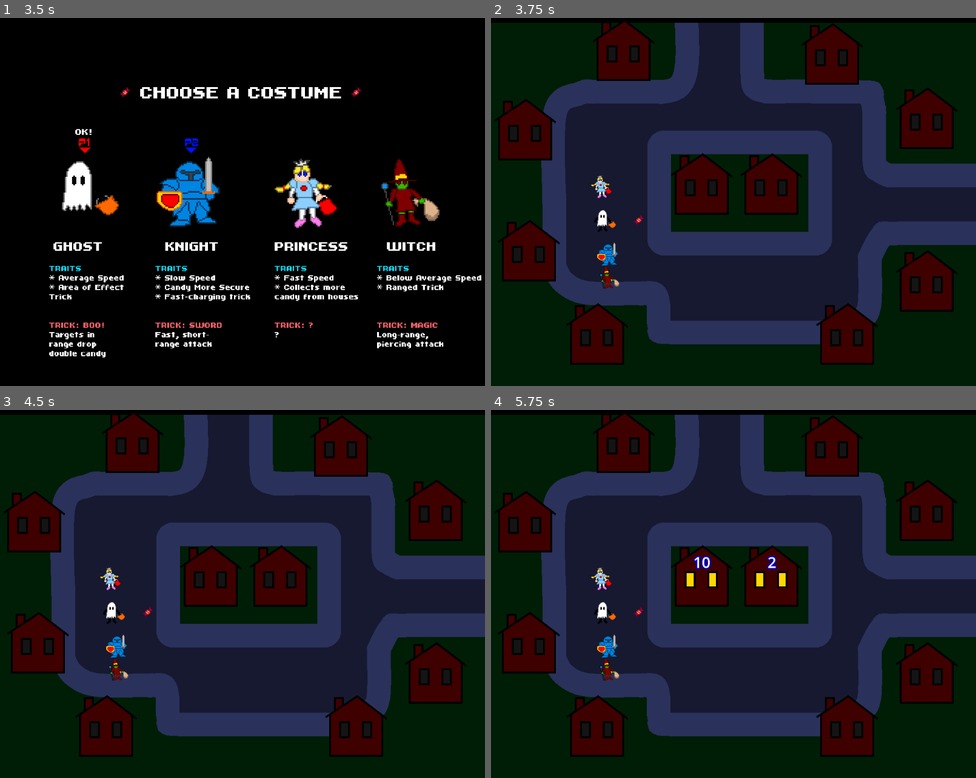
Above: before the commit, frames 1-4 (two rows, left to right).
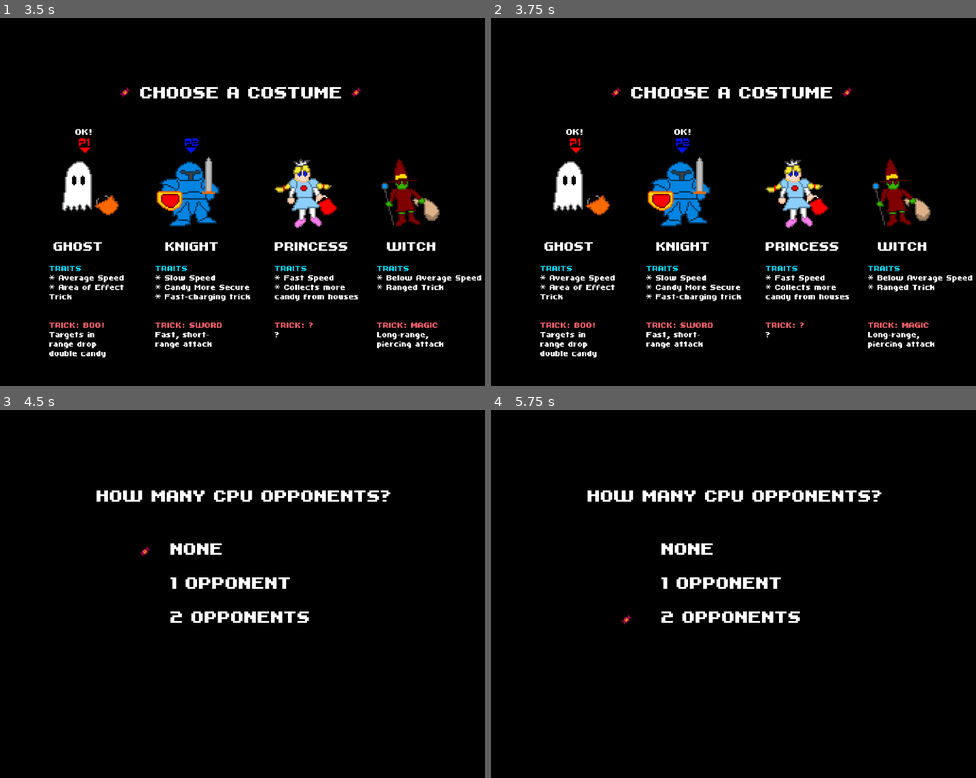
Above: after the commit, the same moments.

Repository: King9999/trickortreat_godot
Game: Godot game, scene res://Scenes/costume_select_screen.tscn
The game is run twice, just before and just after one commit, with the same random seed, the same clock (stepped at 60 frames per second) and the same inputs.
Inputs:
- Up to frame 1 (3.5 s): tap Enter at 0.5, 2 s; hold W (P1_Up) 0.53-2.03 s; tap Space (P1_Trick) at 0.6, 1.25, 2.75 s; tap Down (P2_Down) at 1.35 s; hold A (P1_Left) from 2.03 s (still down); tap Left (P2_Left) at 2.1 s; tap Right (P2_Right) at 2.85 s
- Up to frame 2 (3.75 s): tap Enter at 3.5 s; release A (P1_Left) at 3.53 s; hold S (P1_Down) from 3.53 s (still down); tap Ctrl (P2_Trick) at 3.6 s
- Up to frame 3 (4.5 s): tap Space (P1_Trick) at 4.25 s; release S (P1_Down) at 4.28 s; hold D (P1_Right) from 4.28 s (still down); tap Up (P2_Up) at 4.35 s
- Up to frame 4 (5.75 s): release D (P1_Right) at 5.03 s; hold W (P1_Up) from 5.03 s (still down); tap Space (P1_Trick) at 5.1 s

Frame 1 is identical in both runs. In frame 2, 94% of the frame differs, in the area x 0-100%, y 0-100%; in frame 3, 94%; in frame 4, 94%.

Commit message:
Added more functions to singleton
Singleton now creates random opponents consisting of the costumes not chosen by the players.

Diff:
--- /dev/null
+++ b/Scenes/cpu_select.tscn
@@ -0,0 +1,88 @@
+[gd_scene load_steps=6 format=3 uid="uid://b6u75l705phls"]
+
+[ext_resource type="FontFile" uid="uid://dxcgk8flk1k3h" path="res://Fonts/KROEGER0665.TTF" id="1_hek0k"]
+[ext_resource type="Texture2D" uid="uid://cuhruqax5kndg" path="res://Sprites/candy.png" id="2_1wlms"]
+[ext_resource type="Script" uid="uid://do7xscdr5dfus" path="res://Scripts/cpu_select_screen_input_manager.gd" id="2_6lil3"]
+
+[sub_resource type="StyleBoxFlat" id="StyleBoxFlat_ragyt"]
+bg_color = Color(0, 0, 0, 1)
+
+[sub_resource type="LabelSettings" id="LabelSettings_6lil3"]
+font = ExtResource("1_hek0k")
+font_size = 32
+
+[node name="CPU Select Screen" type="Control"]
+layout_mode = 3
+anchors_preset = 15
+anchor_right = 1.0
+anchor_bottom = 1.0
+grow_horizontal = 2
+grow_vertical = 2
+
+[node name="Background" type="Panel" parent="."]
+layout_mode = 1
+anchors_preset = 15
+anchor_right = 1.0
+anchor_bottom = 1.0
+grow_horizontal = 2
+grow_vertical = 2
+theme_override_styles/panel = SubResource("StyleBoxFlat_ragyt")
+
+[node name="Label_How Many Opponents" type="Label" parent="."]
+layout_mode = 1
+anchors_preset = 5
+anchor_left = 0.5
+anchor_right = 0.5
+offset_left = -152.0
+offset_top = 240.0
+offset_right = 160.0
+offset_bottom = 263.0
+grow_horizontal = 2
+text = "HOW MANY CPU OPPONENTS?"
+label_settings = SubResource("LabelSettings_6lil3")
+
+[node name="Label_None" type="Label" parent="."]
+layout_mode = 1
+anchors_preset = 5
+anchor_left = 0.5
+anchor_right = 0.5
+offset_left = -152.0
+offset_top = 352.0
+offset_right = 60.0
+offset_bottom = 396.0
+grow_horizontal = 2
+text = "NONE"
+label_settings = SubResource("LabelSettings_6lil3")
+
+[node name="Label_One Opponent" type="Label" parent="."]
+layout_mode = 1
+anchors_preset = 5
+anchor_left = 0.5
+anchor_right = 0.5
+offset_left = -152.0
+offset_top = 424.0
+offset_right = 104.0
+offset_bottom = 468.0
+grow_horizontal = 2
+text = "1 OPPONENT"
+label_settings = SubResource("LabelSettings_6lil3")
+
+[node name="Label_Two Opponents" type="Label" parent="."]
+layout_mode = 1
+anchors_preset = 5
+anchor_left = 0.5
+anchor_right = 0.5
+offset_left = -152.0
+offset_top = 496.0
+offset_right = 144.0
+offset_bottom = 540.0
+grow_horizontal = 2
+text = "2 OPPONENTS"
+label_settings = SubResource("LabelSettings_6lil3")
+
+[node name="CPU Select Screen Input Manager" type="Node2D" parent="."]
+script = ExtResource("2_6lil3")
+
+[node name="Cursor" type="Sprite2D" parent="CPU Select Screen Input Manager"]
+position = Vector2(304, 376)
+texture = ExtResource("2_1wlms")
--- /dev/null
+++ b/Scripts/cpu_select_screen_input_manager.gd
@@ -0,0 +1,58 @@
+extends Node2D
+
+@onready var label_none: Label = $"../Label_None"
+@onready var label_opponent1: Label = $"../Label_One Opponent"
+@onready var label_opponent2: Label = $"../Label_Two Opponents"
+@onready var cursor: Sprite2D = $Cursor
+
+enum Cpu_Opponents { NONE, ONE, TWO }
+var cpu_count: Cpu_Opponents
+
+# Called when the node enters the scene tree for the first time.
+func _ready() -> void:
+	pass # Replace with function body.
+
+
+# Called every frame. 'delta' is the elapsed time since the previous frame.
+func _process(delta: float) -> void:
+	if Input.is_action_just_pressed(Singleton.down_p1):
+		if (cpu_count >= Cpu_Opponents.size() - 1):
+			cpu_count = 0
+		else:
+			cpu_count += 1
+		print(Cpu_Opponents.keys()[cpu_count])
+
+	if Input.is_action_just_pressed(Singleton.up_p1):
+		if (cpu_count <= 0):
+			cpu_count = Cpu_Opponents.size() - 1
+		else:
+			cpu_count = 1
+		print(Cpu_Opponents.keys()[cpu_count])
+
+	if (Input.is_action_just_pressed(Singleton.confirm_p1)):
+		match(cpu_count):
+			Cpu_Opponents.NONE:
+				Singleton.cpu_opponent_count = 0
+			Cpu_Opponents.ONE:
+				#choose a random costume among the ones players didn't pick
+				Singleton.get_random_opponent()
+				Singleton.cpu_opponent_count = 1
+			Cpu_Opponents.TWO:
+				Singleton.get_cpu_opponents()
+				Singleton.cpu_opponent_count = 2
+
+		#switch scene
+		await get_tree().create_timer(0.8).timeout
+		get_tree().change_scene_to_file(Singleton.main_game_scene)
+
+	#update cursor position
+	match(cpu_count):
+		Cpu_Opponents.NONE:
+			cursor.global_position = Vector2(label_none.global_position.x - (label_none.size.x / 4), label_none.global_position.y + (label_none.size.y / 1.5))
+			pass
+		Cpu_Opponents.ONE:
+			cursor.global_position = Vector2(label_opponent1.global_position.x - (label_opponent1.size.x / 4), label_opponent1.global_position.y + (label_opponent1.size.y / 1.5))
+			pass
+		Cpu_Opponents.TWO:
+			cursor.global_position = Vector2(label_opponent2.global_position.x - (label_opponent2.size.x / 4), label_opponent2.global_position.y + (label_opponent2.size.y / 1.5))
+			pass
--- a/Scripts/input_manager.gd
+++ b/Scripts/input_manager.gd
@@ -122,7 +122,8 @@
 
 	#check if both players picked their costume, then move to main game scene
 	if _both_players_picked_costume():
-		get_tree().change_scene_to_file("res://Scenes/main.tscn")
+		await get_tree().create_timer(0.8).timeout
+		get_tree().change_scene_to_file(Singleton.cpu_select_scene)
 
 func _both_players_picked_costume():
 	return player1_picked && player2_picked
--- a/Scripts/singleton.gd
+++ b/Scripts/singleton.gd
@@ -16,3 +16,29 @@
 enum Selection { GHOST, KNIGHT, PRINCESS, WITCH }
 var costume_p1: Selection
 var costume_p2: Selection
+
+#save number of cpu opponents
+var cpu_opponent_count: int = 0
+var rand_cpu_costume: Selection		#Used when 1 CPU opponent is chosen
+var cpu_costumes: Array[Singleton.Selection] = []
+
+#scene names for easy reference
+var cpu_select_scene: String = "res://Scenes/cpu_select.tscn"
+var main_game_scene: String = "res://Scenes/main.tscn"
+
+#Gets a random opponent for 3-player games (1 CPU opponent)
+func get_random_opponent():
+	#var cpu_costumes: Array[Singleton.Selection] = []
+	get_cpu_opponents()
+
+	#get a random opponent
+	var rand_opponent = randi() % cpu_costumes.size()
+	rand_cpu_costume = cpu_costumes[rand_opponent]
+
+#gets remaining costumes for CPUs
+func get_cpu_opponents():
+	for costume in Selection.values():
+		if costume_p1 == costume || costume_p2 == costume:
+			#cpu cannot be this costume
+			continue
+		cpu_costumes.append(costume)
Not shown, added: Scripts/cpu_select_screen_input_manager.gd.uid
